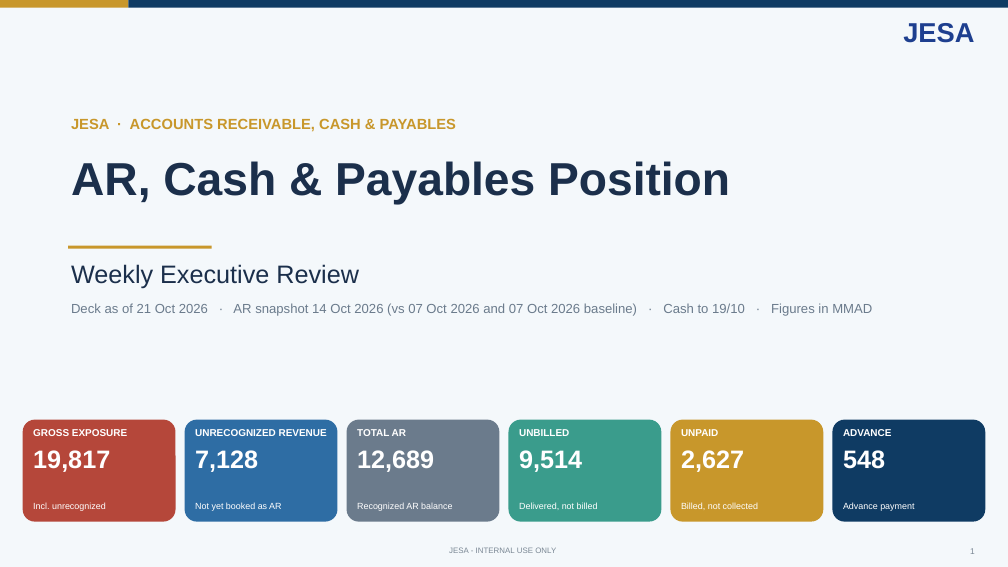
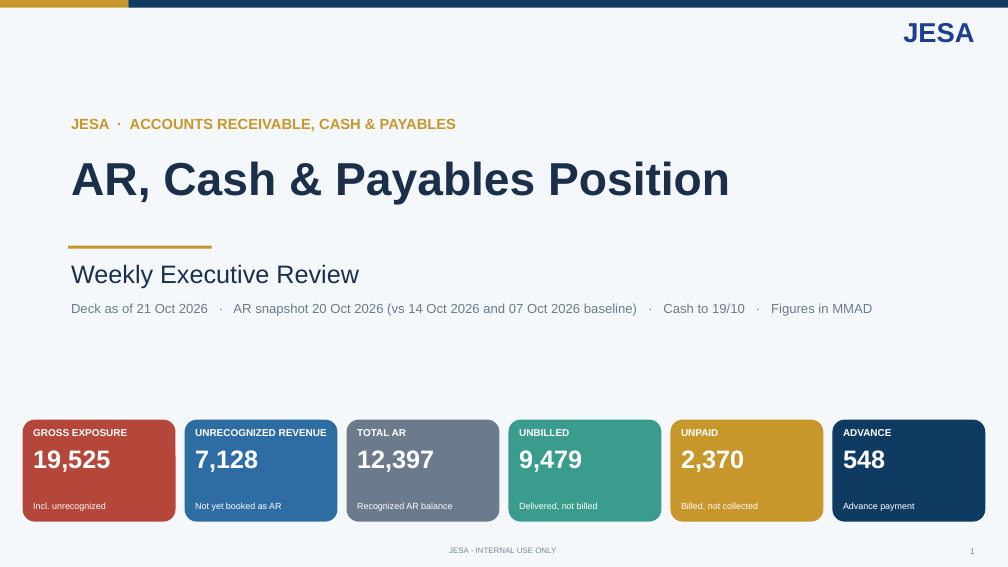
Before and after one commit to cherkaouihassan-art/Skills-Repo, a slide deck: slide 1 of weekly-ar-cash-deck/output/JESA_AR_Cash_Position_2026-10-21.pptx. Drawn at 1008x567 pixels with LibreOffice and Linux fonts; fonts in the diff are those of the drawing. Boxes give left, top, right and bottom in pixels: in the first picture for what was removed or moved away, otherwise in the second. Text is boxed around its words. In the diff, an @@ line names an element or a change of style, - is before the commit and + after.

```diff
--- a/weekly-ar-cash-deck/output/JESA_AR_Cash_Position_2026-10-21.pptx
+++ b/weekly-ar-cash-deck/output/JESA_AR_Cash_Position_2026-10-21.pptx
@@ text at bbox=[71, 303, 872, 316]: text changed @@
-Deck as of 21 Oct 2026 · AR snapshot 14 Oct 2026 (vs 07 Oct 2026 and 07 Oct 2026 baseline) · Cash to 19/10 · Figures in MMAD
+Deck as of 21 Oct 2026 · AR snapshot 20 Oct 2026 (vs 14 Oct 2026 and 07 Oct 2026 baseline) · Cash to 19/10 · Figures in MMAD
@@ text at bbox=[33, 450, 110, 472]: text changed @@
-19,817
+19,525
@@ text at bbox=[357, 450, 434, 472]: text changed @@
-12,689
+12,397
@@ text at bbox=[519, 450, 582, 472]: text changed @@
-9,514
+9,479
@@ text at bbox=[681, 450, 744, 472]: text changed @@
-2,627
+2,370
```
Also in this commit, not shown: 14 other slides changed, 18 slides added, 7 other files.
